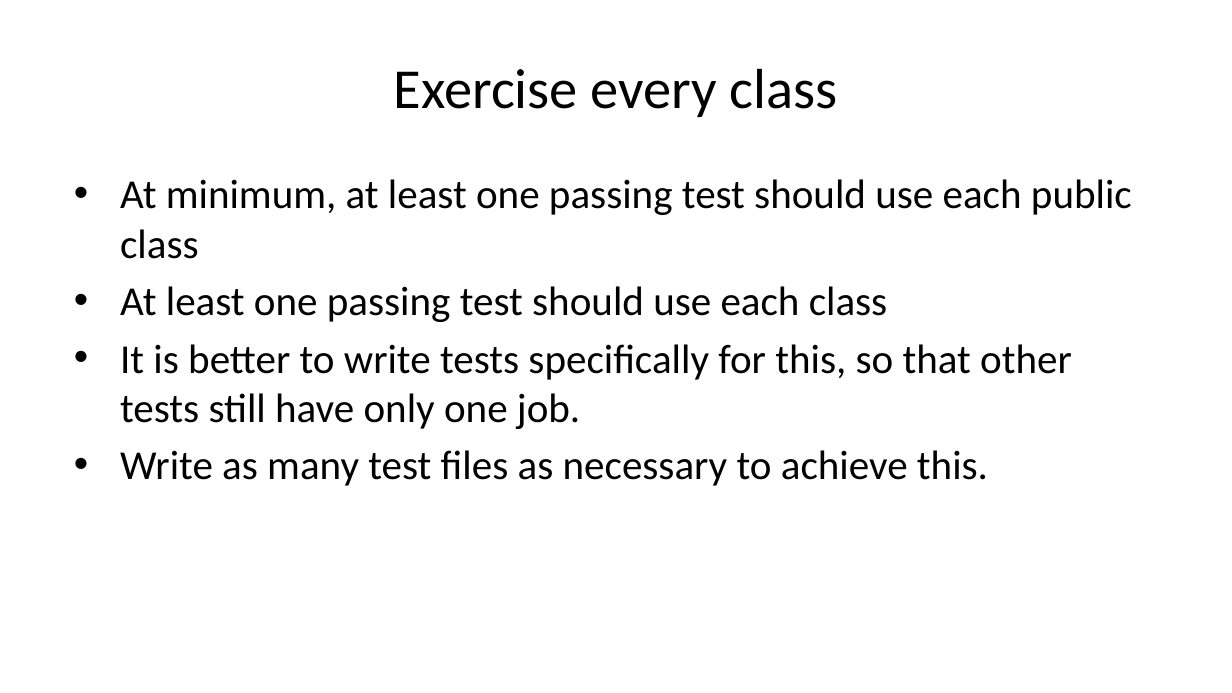
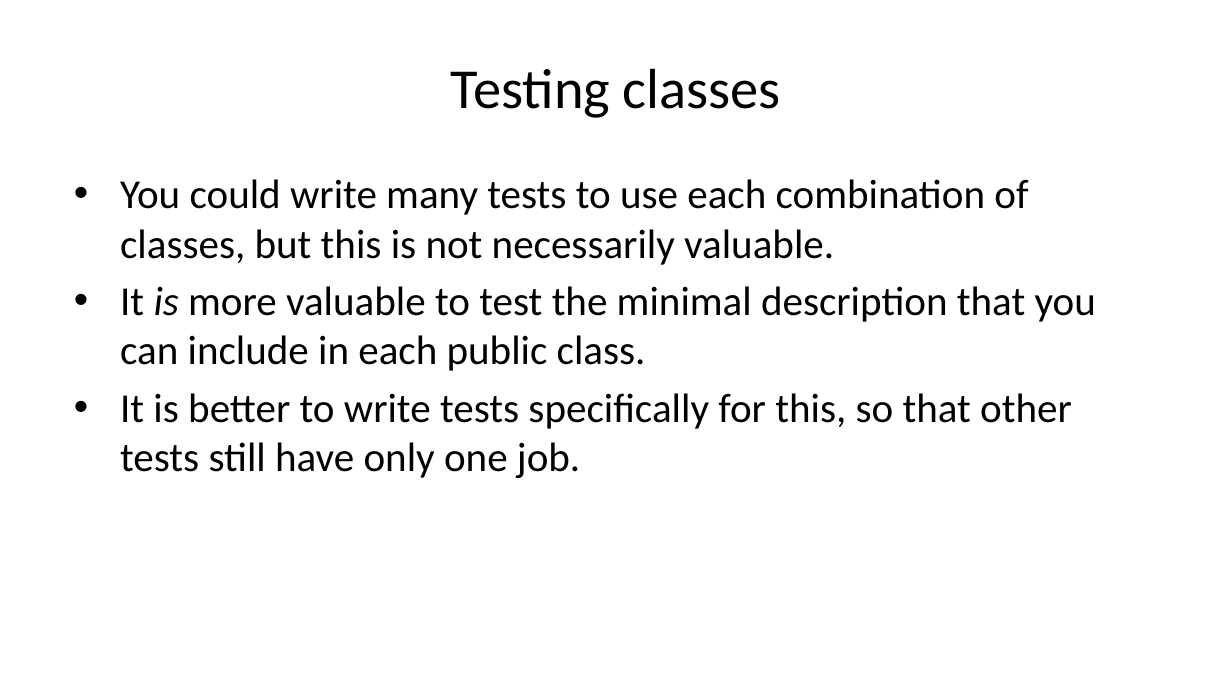
Before and after one commit to sbn-psi/dmsp, a slide deck: slide 17 of LDDTesting/stone-LDDTestingTechniques.pptx. Drawn at 1232x693 pixels with LibreOffice and Linux fonts; fonts in the diff are those of the drawing. Boxes give left, top, right and bottom in pixels: in the first picture for what was removed or moved away, otherwise in the second. Text is boxed around its words. In the diff, an @@ line names an element or a change of style, - is before the commit and + after.

```diff
--- a/LDDTesting/stone-LDDTestingTechniques.pptx
+++ b/LDDTesting/stone-LDDTestingTechniques.pptx
@@ title at <box>451,68,781,118</box>: text changed @@
-Exercise every class
+Testing classes
@@ text at <box>120,179,1096,371</box>: text changed @@
-• At minimum, at least one passing test should use each public class
-• At least one passing test should use each class
+• You could write many tests to use each combination of classes, but this is not necessarily valuable.
+• It is more valuable to test the minimal description that you can include in each public class.
@@ text at <box>120,450,988,486</box>: paragraph removed @@
-• Write as many test files as necessary to achieve this.
```
Also in this commit, not shown: 11 other slides changed, 2 other files.
